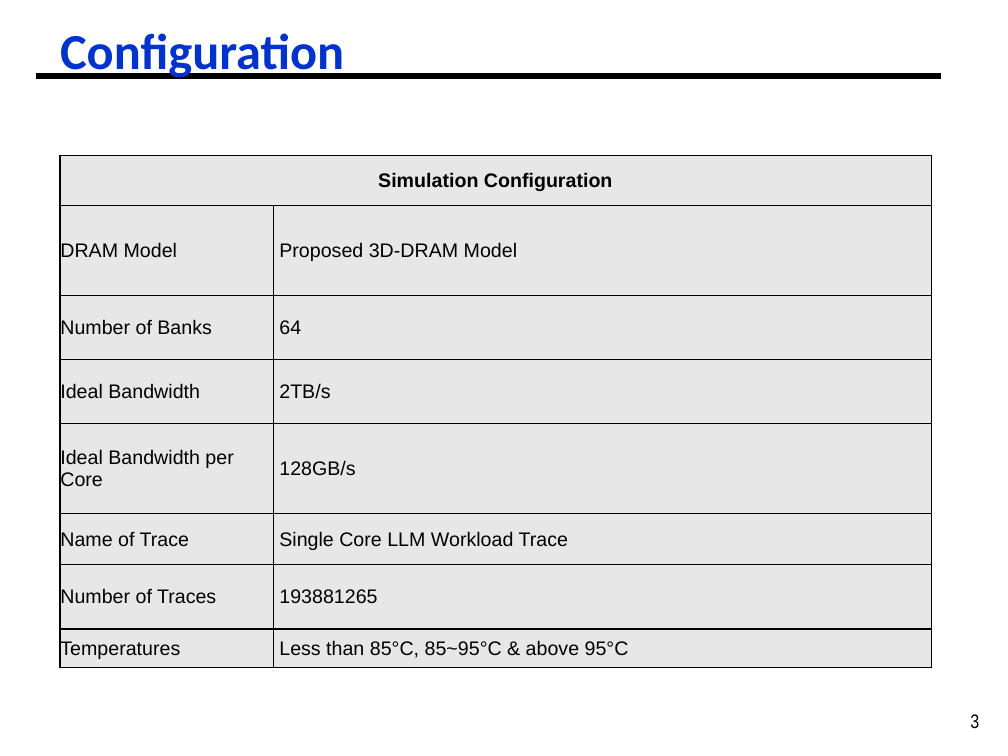
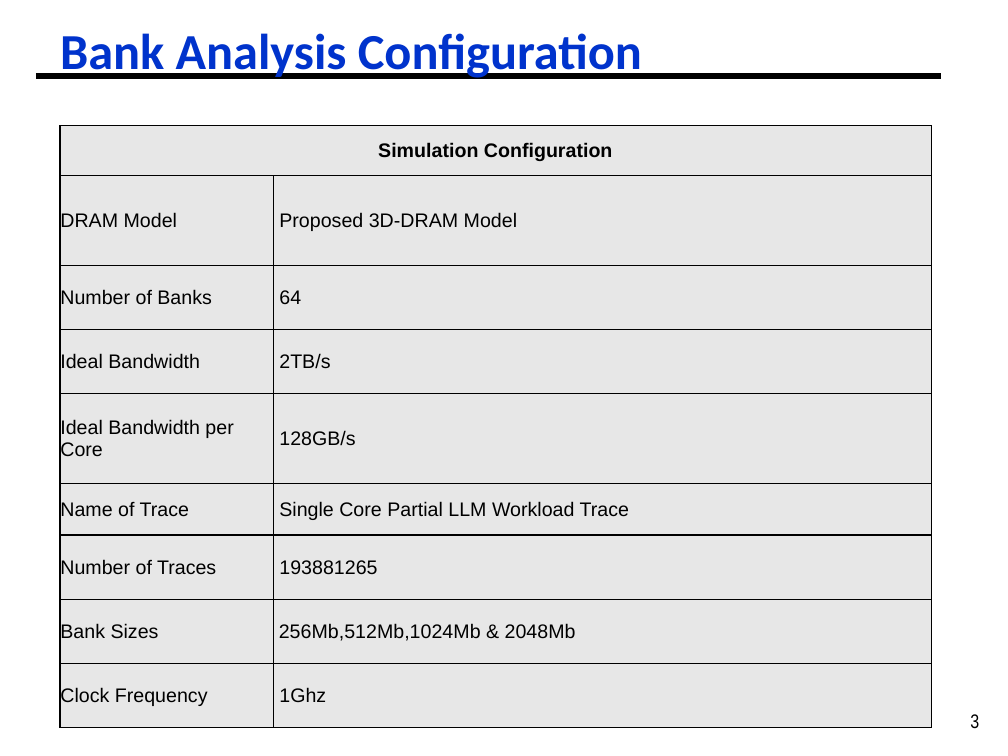
Before and after one commit to ph1223/Dram_controller, a slide deck: slide 3 of DRAM_System_Analysis/Copy of 2025_06_11_Bandwidth_Analysis_WUPR_Analysis (1).pptx. Drawn at 1008x756 pixels with LibreOffice and Linux fonts; fonts in the diff are those of the drawing. Boxes give left, top, right and bottom in pixels: in the first picture for what was removed or moved away, otherwise in the second. Text is boxed around its words. In the diff, an @@ line names an element or a change of style, - is before the commit and + after.

Commit message:
Update Presentation for bank analysis and Adjust the energy consumption for different bank configuration

```diff
--- a/DRAM_System_Analysis/Copy of 2025_06_11_Bandwidth_Analysis_WUPR_Analysis (1).pptx
+++ b/DRAM_System_Analysis/Copy of 2025_06_11_Bandwidth_Analysis_WUPR_Analysis (1).pptx
@@ title at [60, 33, 642, 79]: text changed @@
-Configuration
+Bank Analysis Configuration
@@ table at [60, 126, 931, 728] @@
-row 6, column 2: Single Core LLM Workload Trace
+row 6, column 2: Single Core Partial LLM Workload Trace
-row 8: Temperatures | Less than 85°C, 85~95°C & above 95°C
+row 8: Bank Sizes | 256Mb,512Mb,1024Mb & 2048Mb
+row 9: Clock Frequency | 1Ghz
@@ table: place and size @@
-table at [60, 155, 931, 667]
+table at [60, 126, 931, 728]
```
Also in this commit, not shown: 9 slides added, 11 slides removed, 30 other files.
